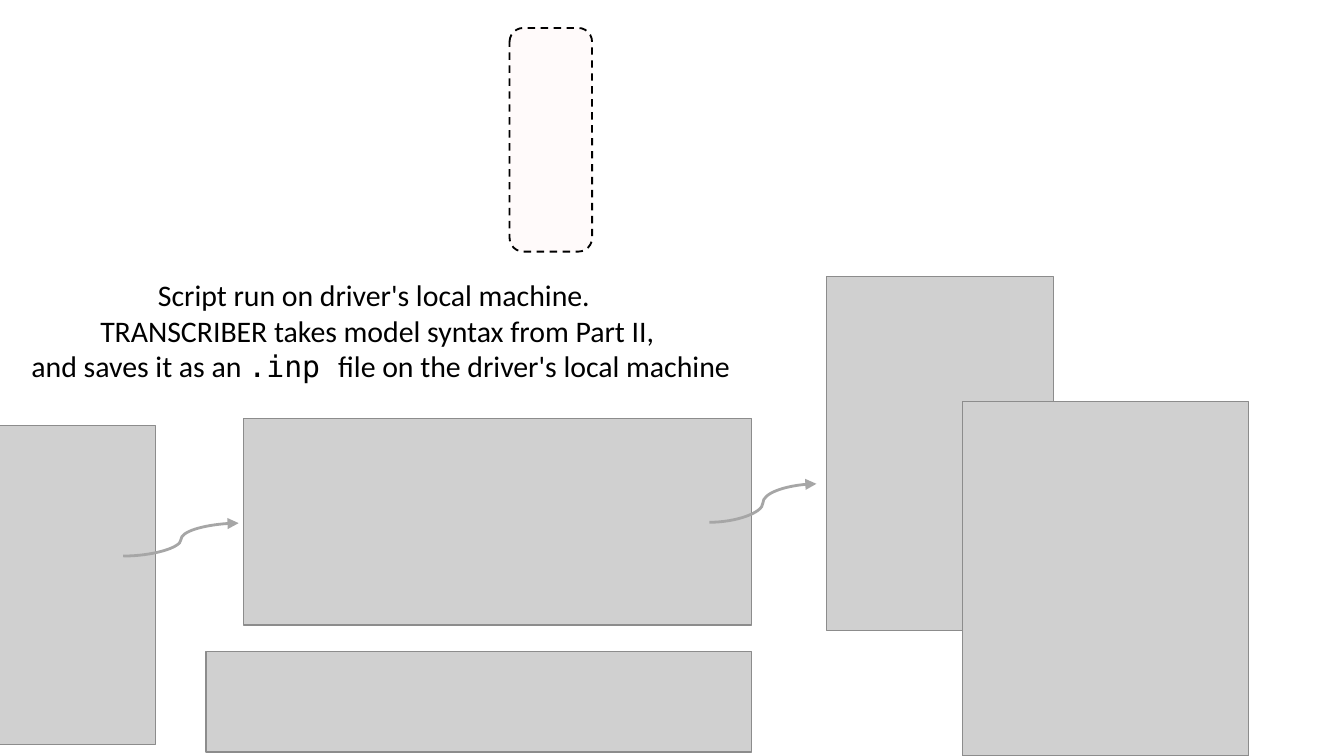
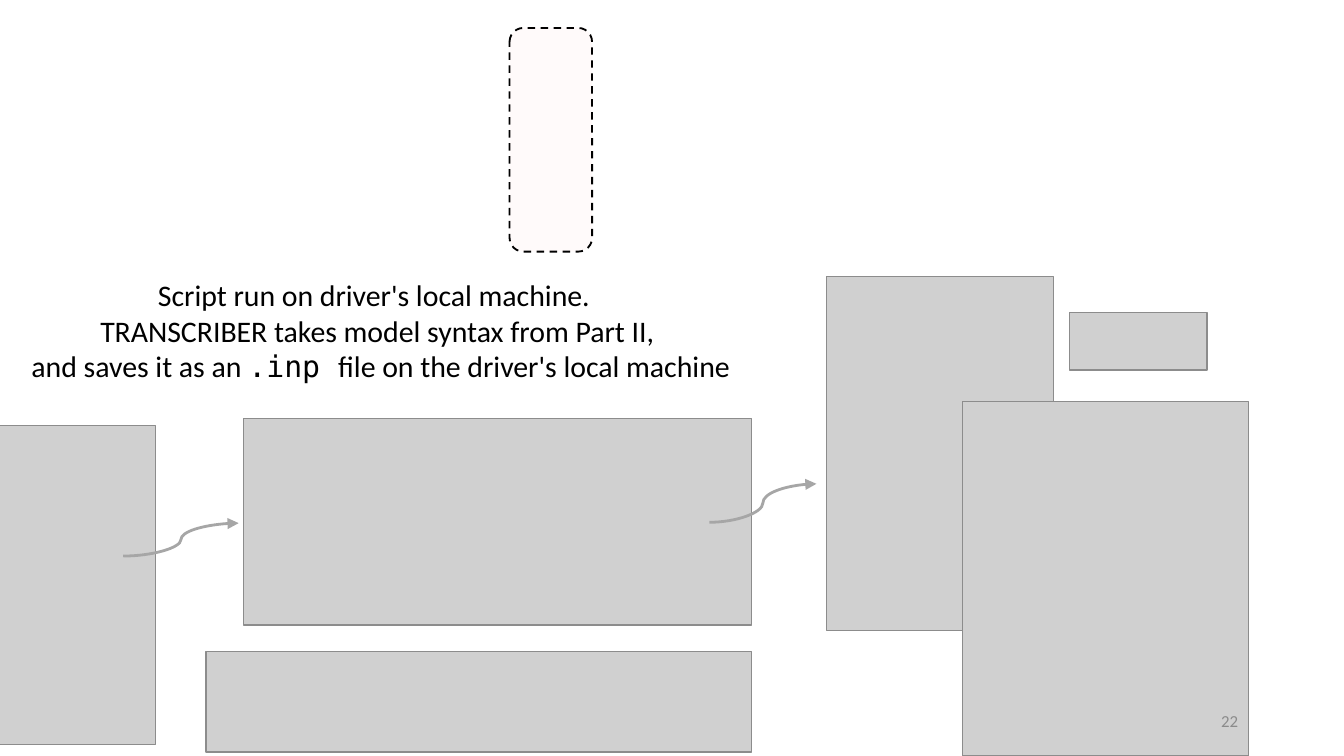
Before and after one commit to IALSA/IALSA-2015-Portland, a slide deck: slide 22 of pubs/2016-talks/2016-06-09-cpa/ppt/koval-etal-2016-06-10-cpa.pptx. Drawn at 1344x756 pixels with LibreOffice and Linux fonts; fonts in the diff are those of the drawing; grey boxes stand for pictures; background and template pictures are left out. Boxes give left, top, right and bottom in pixels: in the first picture for what was removed or moved away, otherwise in the second. Text is boxed around its words. In the diff, an @@ line names an element or a change of style, - is before the commit and + after.

```diff
--- a/pubs/2016-talks/2016-06-09-cpa/ppt/koval-etal-2016-06-10-cpa.pptx
+++ b/pubs/2016-talks/2016-06-09-cpa/ppt/koval-etal-2016-06-10-cpa.pptx
@@ picture added at (1070, 313, 1207, 371) @@
@@ page number added at (1221, 716, 1238, 727), 9 pt, text #8C8C8C @@
+22
```
Also in this commit, not shown: 32 other slides changed.
